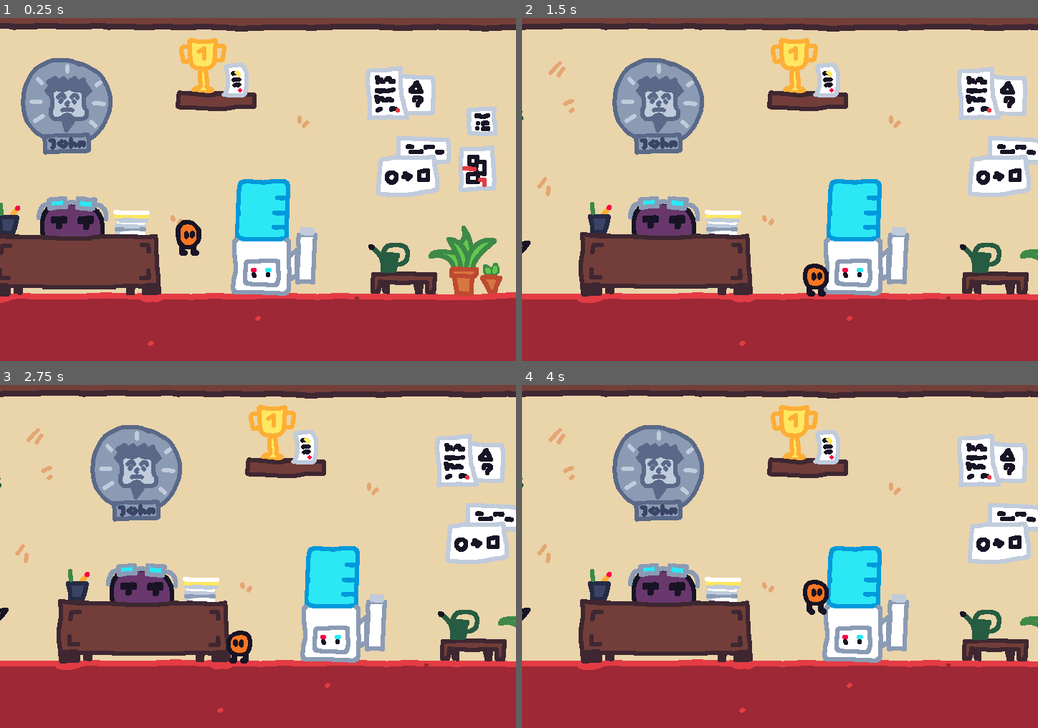
Above: before the commit, frames 1-4 (two rows, left to right).
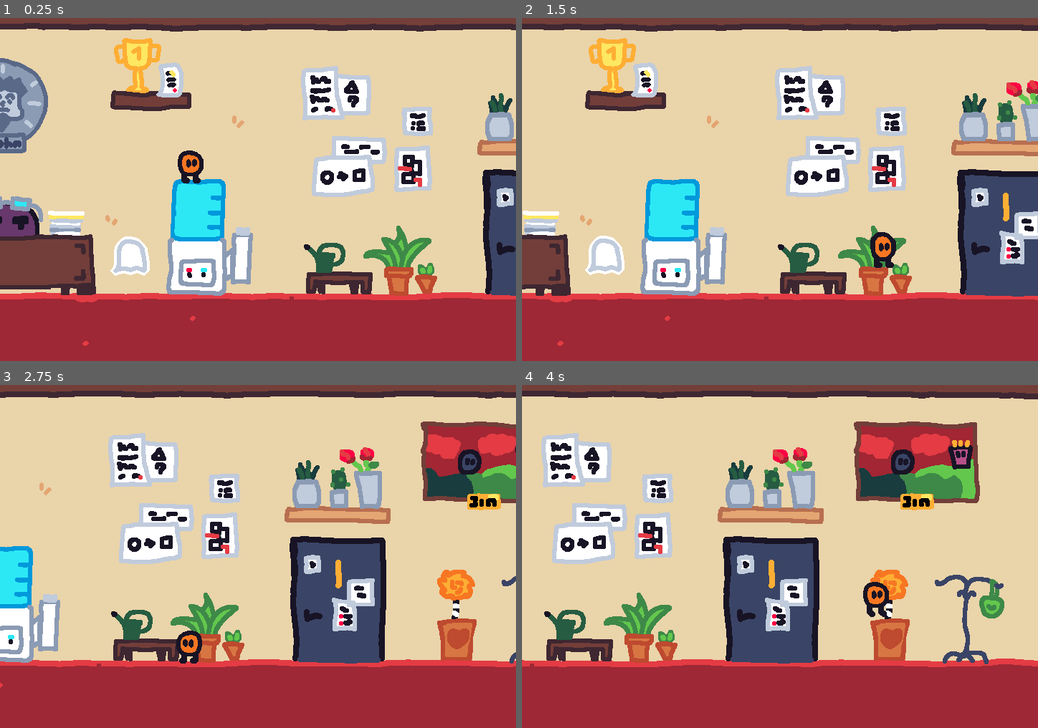
Above: after the commit, the same moments.

Repository: Jinrty/beest
Game: Godot game, scene res://scenes/main.tscn
Same seed, same stepped clock (60 frames per second), same inputs: the game is played once before the commit and once after it. The engine's default icon, where the game draws it, is replaced by a stand-in: a white triangle on a blue panel in a dark square.
Inputs (mouse positions are in pixels of both pictures, inside the frame that each line leads up to):
- Up to frame 1 (0.25 s): no input
- Up to frame 2 (1.5 s): tap Enter at 0.5 s; move the mouse to (893, 172) at 0.52 s; hold D (move_right) from 0.53 s (still down); tap S (change_item) at 0.6 s; click (893, 172) at 0.67 s; tap Space (jump) at 0.77 s; move the mouse to (676, 206) at 1.27 s; tap E (interact) at 1.35 s
- Up to frame 3 (2.75 s): tap Space (jump) at 1.52 s; move the mouse to (309, 481) at 2.02 s; release D (move_right) at 2.03 s; hold Left (move_left) from 2.03 s (still down); tap Alt at 2.1 s
- Up to frame 4 (4 s): move the mouse to (754, 625) at 2.77 s; release Left (move_left) at 2.78 s; hold D (move_right) from 2.78 s (still down); tap Shift at 2.85 s; click (754, 625) at 2.92 s; tap Space (jump) at 3.02, 3.77 s; move the mouse to (934, 607) at 3.52 s; tap S (change_item) at 3.6 s

The runs differ from the first frame. In frame 1, 38% of the frame differs, in the area x 0-100%, y 1-96%; in frame 2, 37%; in frame 3, 38%; in frame 4, 43%.

Commit message:
new items
- old blanket item
- love item
- flower item

Diff:
--- a/scenes/main.tscn
+++ b/scenes/main.tscn
@@ -115,6 +115,9 @@
 [ext_resource type="Texture2D" uid="uid://cu784qcn713am" path="res://sprites/reception/trophy.png" id="105_0sevo"]
 [ext_resource type="Texture2D" uid="uid://bwfm4pbkgoot6" path="res://sprites/reception/receptionist.png" id="106_b5ntt"]
 [ext_resource type="Texture2D" uid="uid://b0j6s4mbpfoga" path="res://sprites/reception/star.png" id="107_8psjp"]
+[ext_resource type="Texture2D" uid="uid://dty10j4hma2o0" path="res://sprites/items/flower.png" id="116_872c5"]
+[ext_resource type="Texture2D" uid="uid://bh3lsd62mnm4k" path="res://sprites/items/old blanket.png" id="117_whpnf"]
+[ext_resource type="Texture2D" uid="uid://c78k4ppvkx07o" path="res://sprites/items/love.png" id="118_lcqd0"]
 
 [sub_resource type="RectangleShape2D" id="RectangleShape2D_n8l4m"]
 size = Vector2(3463, 461)
@@ -692,25 +695,25 @@
 [sub_resource type="RectangleShape2D" id="RectangleShape2D_m2ubd"]
 size = Vector2(26, 375)
 
-[sub_resource type="RectangleShape2D" id="RectangleShape2D_vkoib"]
+[sub_resource type="RectangleShape2D" id="RectangleShape2D_bxqr3"]
 size = Vector2(71.1875, 155)
+
+[sub_resource type="CircleShape2D" id="CircleShape2D_vs7a4"]
 
 [sub_resource type="RectangleShape2D" id="RectangleShape2D_wiwtj"]
 size = Vector2(20, 64)
 
-[sub_resource type="CircleShape2D" id="CircleShape2D_l10n4"]
-
-[sub_resource type="RectangleShape2D" id="RectangleShape2D_0fsjt"]
+[sub_resource type="RectangleShape2D" id="RectangleShape2D_xpwmp"]
 size = Vector2(110, 24)
 
-[sub_resource type="CircleShape2D" id="CircleShape2D_h0ub0"]
-
-[sub_resource type="RectangleShape2D" id="RectangleShape2D_ibq0c"]
+[sub_resource type="CircleShape2D" id="CircleShape2D_qrhg7"]
+
+[sub_resource type="RectangleShape2D" id="RectangleShape2D_5lnu2"]
 size = Vector2(232, 79)
 
-[sub_resource type="CircleShape2D" id="CircleShape2D_uhkju"]
-
-[sub_resource type="RectangleShape2D" id="RectangleShape2D_qbk4x"]
+[sub_resource type="CircleShape2D" id="CircleShape2D_148ek"]
+
+[sub_resource type="RectangleShape2D" id="RectangleShape2D_vib32"]
 size = Vector2(89, 88)
 
 [sub_resource type="Resource" id="Resource_7ripc"]
@@ -734,27 +737,39 @@
 item = NodePath("")
 variable = ""
 
-[sub_resource type="CapsuleShape2D" id="CapsuleShape2D_qtn03"]
+[sub_resource type="CapsuleShape2D" id="CapsuleShape2D_qlubs"]
 radius = 43.0
 height = 86.0
 
-[sub_resource type="CapsuleShape2D" id="CapsuleShape2D_sf2cv"]
+[sub_resource type="CapsuleShape2D" id="CapsuleShape2D_82cgg"]
 radius = 43.0
 height = 86.0
 
-[sub_resource type="CapsuleShape2D" id="CapsuleShape2D_r5gx7"]
+[sub_resource type="CapsuleShape2D" id="CapsuleShape2D_tgtxm"]
 radius = 43.0
 height = 86.0
 
-[sub_resource type="CapsuleShape2D" id="CapsuleShape2D_7r2li"]
+[sub_resource type="CapsuleShape2D" id="CapsuleShape2D_hel7v"]
 radius = 31.0
 height = 62.0
 
-[sub_resource type="CapsuleShape2D" id="CapsuleShape2D_ntg06"]
+[sub_resource type="CapsuleShape2D" id="CapsuleShape2D_n260w"]
 radius = 43.0
 height = 86.0
 
-[sub_resource type="CapsuleShape2D" id="CapsuleShape2D_56n5w"]
+[sub_resource type="CapsuleShape2D" id="CapsuleShape2D_cc304"]
+radius = 43.0
+height = 86.0
+
+[sub_resource type="CapsuleShape2D" id="CapsuleShape2D_yc627"]
+radius = 36.0
+height = 72.0
+
+[sub_resource type="CapsuleShape2D" id="CapsuleShape2D_3jife"]
+radius = 43.0
+height = 86.0
+
+[sub_resource type="CapsuleShape2D" id="CapsuleShape2D_gqs2i"]
 radius = 43.0
 height = 86.0
 
@@ -2165,15 +2180,15 @@
 
 [node name="CollisionShape2D" parent="Reception/Solid Decorations/Water cooler" index="1"]
 position = Vector2(-7.40625, 2.5)
-shape = SubResource("RectangleShape2D_vkoib")
+shape = SubResource("RectangleShape2D_bxqr3")
+
+[node name="CollisionShape2D" parent="Reception/Solid Decorations/Water cooler/Area2D" index="0"]
+shape = SubResource("CircleShape2D_vs7a4")
 
 [node name="CollisionShape2D2" type="CollisionShape2D" parent="Reception/Solid Decorations/Water cooler"]
 position = Vector2(53, 28)
 shape = SubResource("RectangleShape2D_wiwtj")
 
-[node name="CollisionShape2D" parent="Reception/Solid Decorations/Water cooler/Area2D" index="0"]
-shape = SubResource("CircleShape2D_l10n4")
-
 [node name="Trophy shelf" parent="Reception/Solid Decorations" instance=ExtResource("7_eg0pw")]
 position = Vector2(-1594, 1079)
 sprite = ExtResource("105_0sevo")
@@ -2222,14 +2237,14 @@
 
 [node name="CollisionShape2D" parent="Reception/Purple Receptionist" index="1"]
 position = Vector2(-2.5, -50.5)
-shape = SubResource("RectangleShape2D_urya1")
+shape = SubResource("RectangleShape2D_ublc1")
 
 [node name="DialogueComponent" parent="Reception/Purple Receptionist" instance=ExtResource("38_jtg42")]
 position = Vector2(-4, -126)
 lines = Array[ExtResource("38_uqjk0")]([SubResource("Resource_cvpg2")])
 
 [node name="Player" parent="." instance=ExtResource("26_74o7g")]
-position = Vector2(-1633, 1239)
+position = Vector2(-1539, 1175)
 
 [node name="Crowbar" parent="." instance=ExtResource("23_50ryk")]
 position = Vector2(638, 810)
@@ -2240,7 +2255,7 @@
 texture = ExtResource("54_co4cu")
 
 [node name="CollisionShape2D" parent="Crowbar/Pickable" index="0"]
-shape = SubResource("CapsuleShape2D_qtn03")
+shape = SubResource("CapsuleShape2D_qlubs")
 
 [node name="Fish" parent="." instance=ExtResource("23_50ryk")]
 position = Vector2(1072, 223)
@@ -2252,7 +2267,7 @@
 
 [node name="CollisionShape2D" parent="Fish/Pickable" index="0"]
 position = Vector2(0, -18)
-shape = SubResource("CapsuleShape2D_sf2cv")
+shape = SubResource("CapsuleShape2D_82cgg")
 
 [node name="Key" parent="." instance=ExtResource("23_50ryk")]
 position = Vector2(753, 813)
@@ -2264,7 +2279,7 @@
 
 [node name="CollisionShape2D" parent="Key/Pickable" index="0"]
 position = Vector2(1, -18)
-shape = SubResource("CapsuleShape2D_r5gx7")
+shape = SubResource("CapsuleShape2D_tgtxm")
 
 [node name="Gentleman Hat" parent="." instance=ExtResource("23_50ryk")]
 position = Vector2(543, 824)
@@ -2288,7 +2303,7 @@
 texture = ExtResource("30_5napu")
 
 [node name="CollisionShape2D" parent="Ball/Pickable" index="0"]
-shape = SubResource("CapsuleShape2D_ntg06")
+shape = SubResource("CapsuleShape2D_n260w")
 
 [node name="Hero Mask" parent="." instance=ExtResource("23_50ryk")]
 position = Vector2(845, 1268)
@@ -2299,7 +2314,42 @@
 texture = ExtResource("58_1j738")
 
 [node name="CollisionShape2D" parent="Hero Mask/Pickable" index="0"]
-shape = SubResource("CapsuleShape2D_56n5w")
+shape = SubResource("CapsuleShape2D_cc304")
+
+[node name="Flower" parent="." instance=ExtResource("23_50ryk")]
+position = Vector2(429, 811)
+title = "Flower"
+sprite = ExtResource("116_872c5")
+
+[node name="Sprite2D" parent="Flower" index="0"]
+texture = ExtResource("116_872c5")
+
+[node name="CollisionShape2D" parent="Flower/Pickable" index="0"]
+position = Vector2(8, -16)
+shape = SubResource("CapsuleShape2D_yc627")
+
+[node name="Old Blanket" parent="." instance=ExtResource("23_50ryk")]
+position = Vector2(-1623, 1327)
+title = "Old blanket"
+sprite = ExtResource("117_whpnf")
+
+[node name="Sprite2D" parent="Old Blanket" index="0"]
+texture = ExtResource("117_whpnf")
+
+[node name="CollisionShape2D" parent="Old Blanket/Pickable" index="0"]
+position = Vector2(-1, 1)
+shape = SubResource("CapsuleShape2D_3jife")
+
+[node name="Love" parent="." instance=ExtResource("23_50ryk")]
+position = Vector2(317, 800)
+title = "Love"
+sprite = ExtResource("118_lcqd0")
+
+[node name="Sprite2D" parent="Love" index="0"]
+texture = ExtResource("118_lcqd0")
+
+[node name="CollisionShape2D" parent="Love/Pickable" index="0"]
+shape = SubResource("CapsuleShape2D_gqs2i")
 
 [connection signal="body_entered" from="Stinky stuff/wewe" to="VerticalCamera" method="_on_wewe_body_entered"]
 [connection signal="body_entered" from="Stinky stuff/pierd" to="Player_room/Camera2D" method="_on_pierd_body_entered"]
@@ -2370,3 +2420,6 @@
 [editable path="Gentleman Hat"]
 [editable path="Ball"]
 [editable path="Hero Mask"]
+[editable path="Flower"]
+[editable path="Old Blanket"]
+[editable path="Love"]
Not shown: 70 places in scenes/main.tscn that only renumber resources
Not shown: 2 places in scenes/npc.tscn that only renumber resources
Binary file added: sprites/items/flower.png
Not shown, added: sprites/items/flower.png.import
Binary file added: sprites/items/love.png
Not shown, added: sprites/items/love.png.import
Binary file added: sprites/items/old blanket.png
Not shown, added: sprites/items/old blanket.png.import
